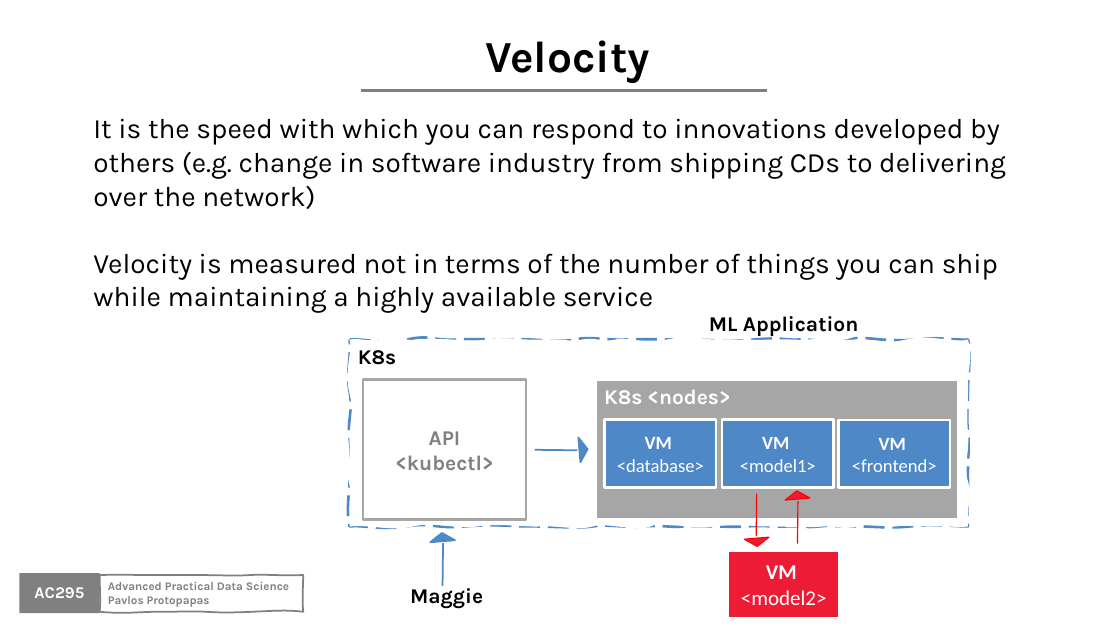
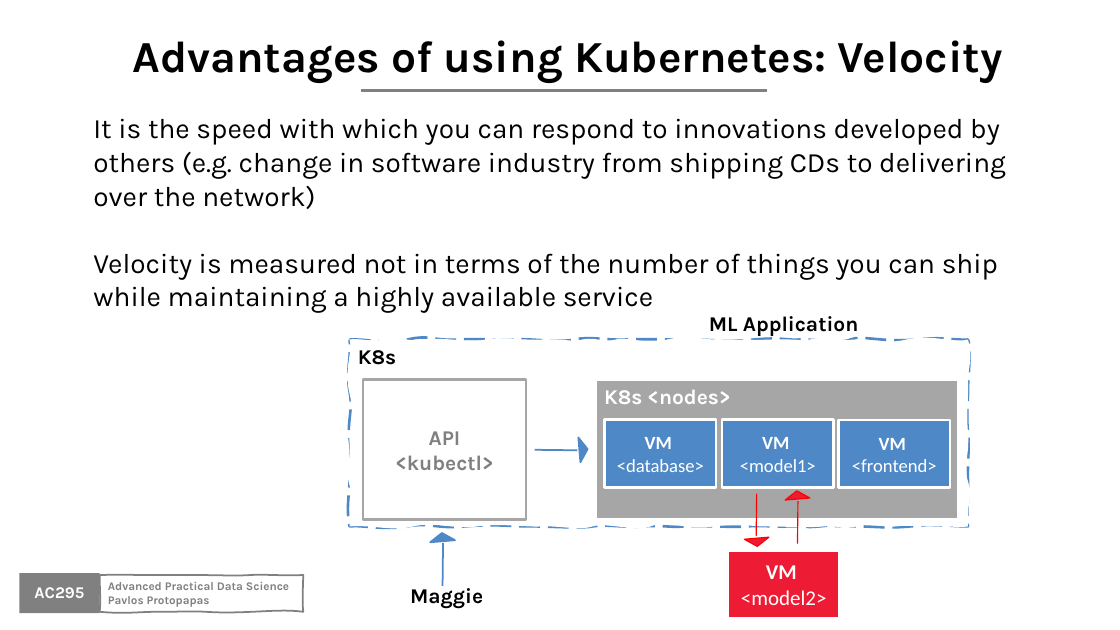
Before and after one commit to Harvard-IACS/2020F-AC295, a slide deck: slide 18 of content/lectures/lecture3/presentation/lecture3.pptx (slide 10 before the commit). Drawn at 1120x630 pixels with LibreOffice and Linux fonts; fonts in the diff are those of the drawing; background and template pictures are left out. Boxes give left, top, right and bottom in pixels: in the first picture for what was removed or moved away, otherwise in the second. Text is boxed around its words. In the diff, an @@ line names an element or a change of style, - is before the commit and + after.

```diff
--- a/content/lectures/lecture3/presentation/lecture3.pptx
+++ b/content/lectures/lecture3/presentation/lecture3.pptx
@@ text at (132,40,1003,83): text changed @@
-Velocity
+Advantages of using Kubernetes: Velocity
```
Also in this commit, not shown: 3 other slides changed, 9 slides added, 1 slide removed, 12 other files.
